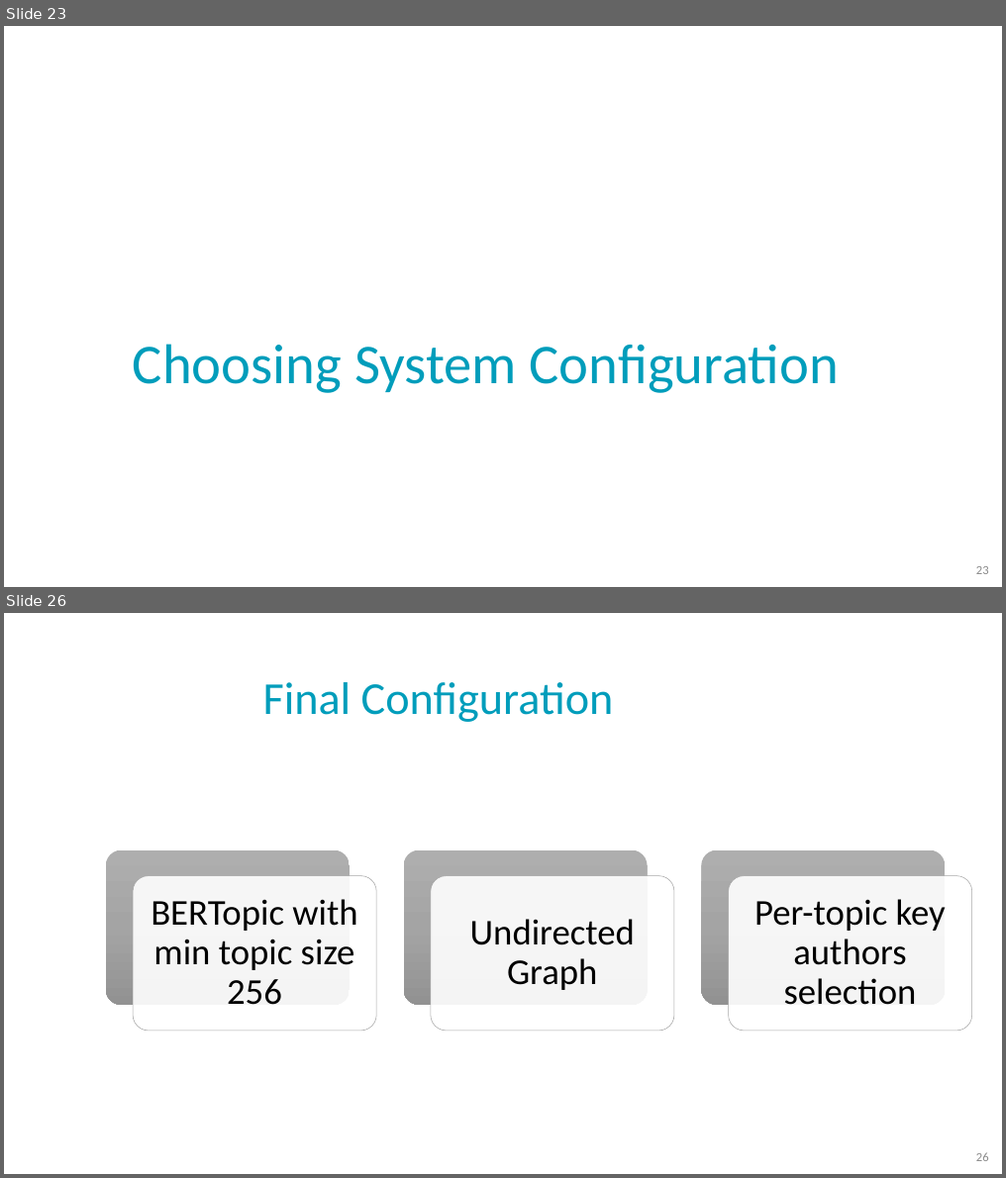
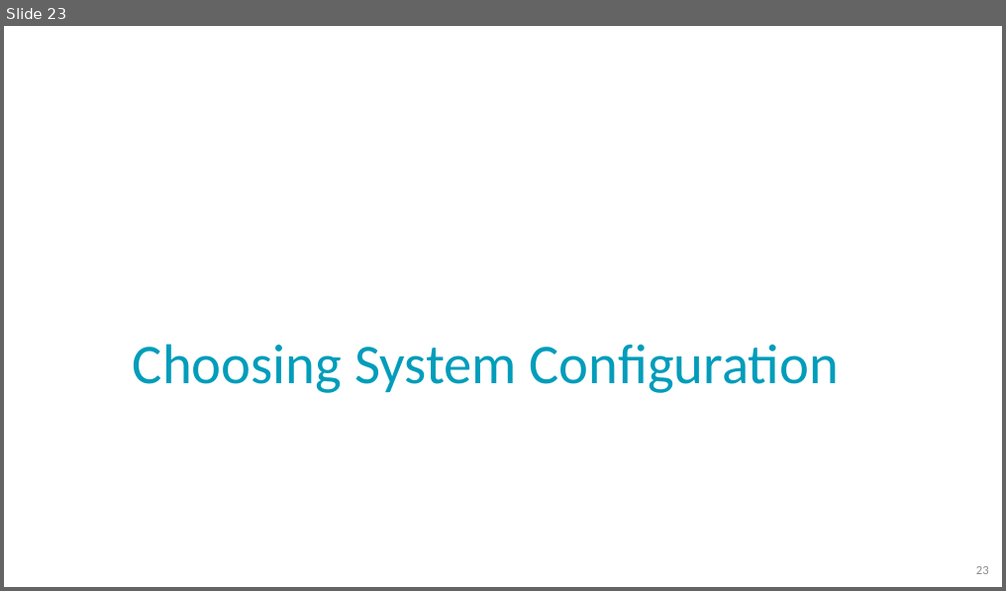
Before and after one commit to NoaTal1996/Backbone-Graph, a slide deck: docs/meeting/2026_05_06_for_investors.pptx. Shown one above the other, each under a label of ours: slides 23 and 26 before the commit, slide 23 after it; the slides between them are not shown. The pictures are 1006x1178 and 1006x591 pixels, drawn with LibreOffice and Linux fonts; fonts in the diff are those of the drawing; background and template pictures are left out. Boxes give left, top, right and bottom in pixels: in the first picture for what was removed or moved away, otherwise in the second. Text is boxed around its words. In the diff, an @@ line names an element or a change of style, - is before the commit and + after.

```diff
--- a/docs/meeting/2026_05_06_for_investors.pptx
+++ b/docs/meeting/2026_05_06_for_investors.pptx
@@ slide 26 removed at [4,613,1002,1174], background picture (left out) @@
@@ title removed at [263,682,614,722] @@
-Final Configuration
@@ group removed at [106,851,972,1031]: 6 rounded rectangles, 3 texts @@
-BERTopic with min topic size 256
-Undirected Graph
-Per-topic key authors selection
@@ page number removed at [976,1153,989,1161] @@
-26
```
Also in this commit, not shown: 3 slides changed, 1 slide added, 1 other slide removed.
